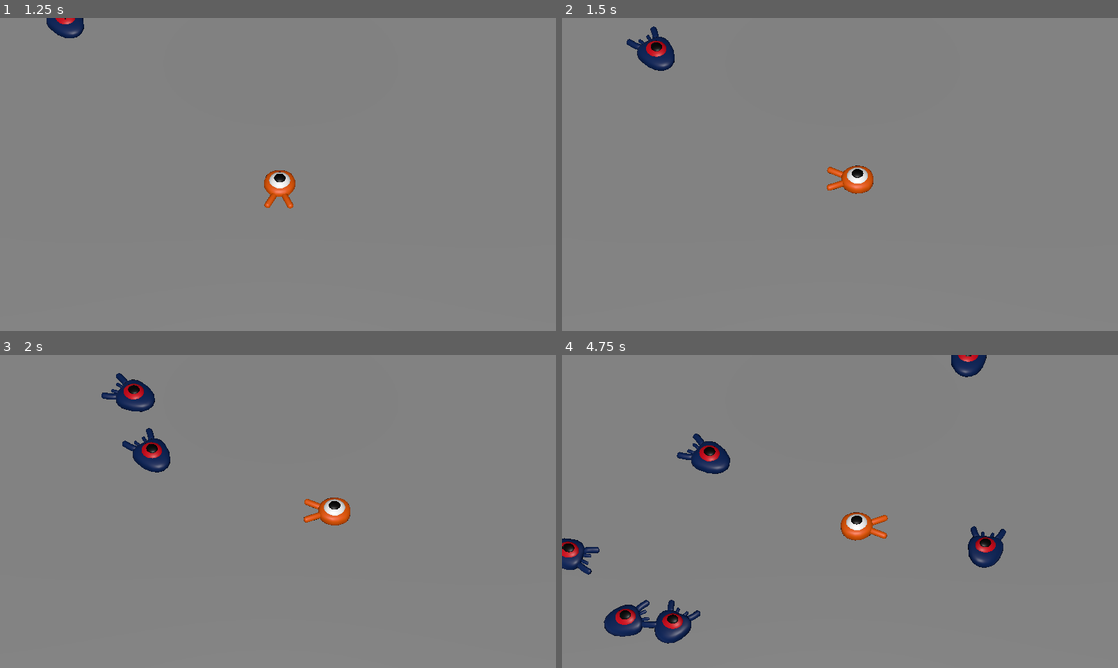
Above: before the commit, frames 1-4 (two rows, left to right).
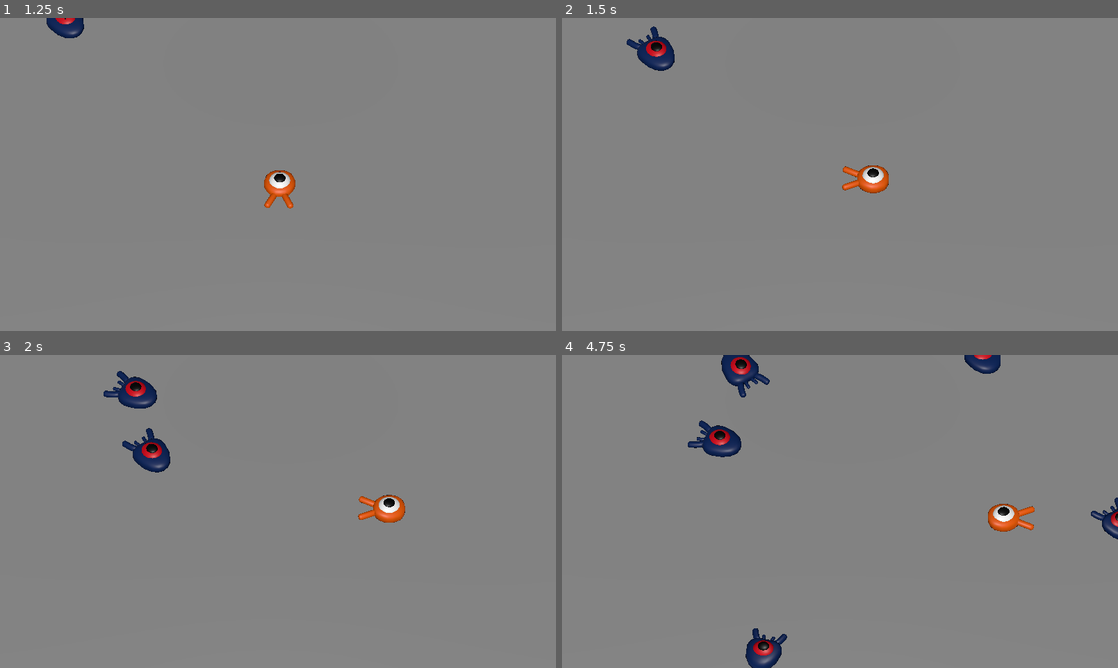
Above: after the commit, the same moments.

Repository: Zadrott/godot-tutorial-squash-the-creeps
Game: Godot game, scene res://scenes/main_menu/main_menu.tscn
Same seed, same stepped clock (60 frames per second), same inputs: the game is played once before the commit and once after it.
Inputs:
- Up to frame 1 (1.25 s): click "Play" at 0.5 s
- Up to frame 2 (1.5 s): hold D (move_right) from 1.28 s (still down); tap Space (jump) at 1.35 s
- Up to frame 3 (2 s): keep holding D (move_right); tap Space (jump) at 1.52, 1.82 s
- Up to frame 4 (4.75 s): release D (move_right) at 2.03 s; hold S (move_backward) 2.03-2.78 s; tap Space (jump) at 2.1, 2.27, 2.57, 2.85, 3.6, 3.77, 4.07, 4.35, 4.52 s; hold D (move_right) 2.78-3.53 s; hold W (move_forward) 3.53-4.28 s; hold A (move_left) from 4.28 s (still down)

Frame 1 is identical in both runs. In frame 2, 0.7% of the frame differs, in the area x 47-59%, y 47-57%; in frame 3, 1.5%; in frame 4, 6.5%, in the area x 0-100%, y 0-100%.

Commit message:
implement squash (missing files)

Diff:
--- a/Mob.gd
+++ b/Mob.gd
@@ -1,4 +1,6 @@
 extends CharacterBody3D
+
+signal squashed
 
 @export var min_speed = 10.0
 @export var max_speed = 18.0
@@ -15,5 +17,9 @@
 	velocity = Vector3.FORWARD * random_speed
 	velocity = velocity.rotated(Vector3.UP, rotation.y)
 
+func squash():
+	squashed.emit()
+	queue_free()
+
 func _on_visible_on_screen_notifier_3d_screen_exited():
 	queue_free()
--- a/mob.tscn
+++ b/mob.tscn
@@ -6,7 +6,7 @@
 [sub_resource type="BoxShape3D" id="BoxShape3D_uwh3h"]
 size = Vector3(2.15381, 0.931396, 2.14505)
 
-[node name="Mob" type="CharacterBody3D"]
+[node name="Mob" type="CharacterBody3D" groups=["mobs"]]
 collision_layer = 2
 collision_mask = 0
 script = ExtResource("1_43eyc")
--- a/player.gd
+++ b/player.gd
@@ -1,32 +1,46 @@
 extends CharacterBody3D
 
 
-@export var SPEED = 5.0
-@export var JUMP_VELOCITY = 4.5
+@export var speed = 10.0
+@export var jump_velocity = 5.0
+@export var bounce_impulse = 4.0
 
 # Get the gravity from the project settings to be synced with RigidBody nodes.
 var gravity : int = ProjectSettings.get_setting("physics/3d/default_gravity")
 
 
 func _physics_process(delta):
+	var input_dir = Input.get_vector("move_left", "move_right", "move_forward", "move_backward")
+	var direction = (transform.basis * Vector3(input_dir.x, 0, input_dir.y)).normalized()
+
 	# Add the gravity.
 	if not is_on_floor():
 		velocity.y -= gravity * delta
 
 	# Handle jump.
 	if Input.is_action_just_pressed("jump") and is_on_floor():
-		velocity.y = JUMP_VELOCITY
+		velocity.y = jump_velocity
 
 	# Get the input direction and handle the movement/deceleration.
 	# As good practice, you should replace UI actions with custom gameplay actions.
-	var input_dir = Input.get_vector("move_left", "move_right", "move_forward", "move_backward")
-	var direction = (transform.basis * Vector3(input_dir.x, 0, input_dir.y)).normalized()
 	if direction:
-		velocity.x = direction.x * SPEED
-		velocity.z = direction.z * SPEED
+		velocity.x = direction.x * speed
+		velocity.z = direction.z * speed
 		$Pivot.look_at(direction + transform.origin)
 	else:
-		velocity.x = move_toward(velocity.x, 0, SPEED)
-		velocity.z = move_toward(velocity.z, 0, SPEED)
+		velocity.x = move_toward(velocity.x, 0, speed)
+		velocity.z = move_toward(velocity.z, 0, speed)
 
 	move_and_slide()
+
+	# Handling collisions
+	for index in range(get_slide_collision_count()):
+		var collision = get_slide_collision(index)
+		var collider = collision.get_collider()
+
+		# Detect is the player collided with a mob
+		if collider.is_in_group("mobs"):
+			# Detect if the collision happened from above
+			if Vector3.UP.dot(collision.get_normal()) > 0.1 :
+				collider.squash()
+				velocity.y = bounce_impulse
